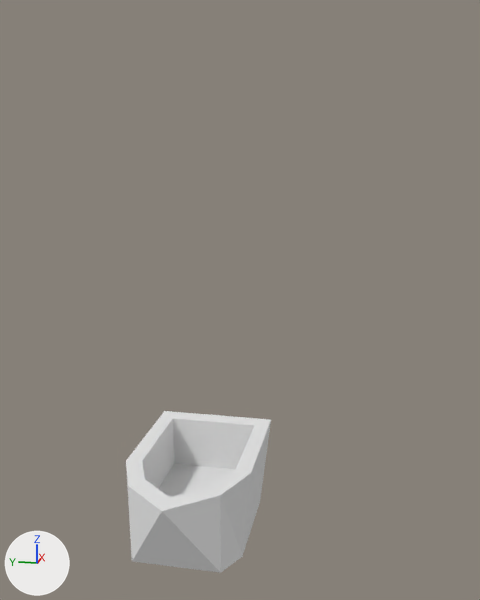
The Blender file Assets/Models/boat.blend, before and after one commit.
Camera for both pictures: a 50 mm camera at (-5.49, -1.44, 3.26) aimed at (-0.33, -0.41, 1.96). The axes (+X, +Y, +Z) are drawn at lower left. The lights are the same throughout.
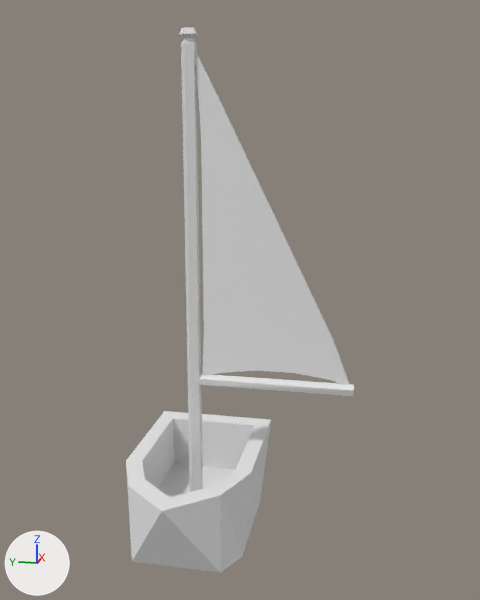
Edits to the bpy script that builds the scene:
```text
Add me_cylinder_001:
    me_cylinder_001.from_pydata(...)  # 35 vertices, 29 faces; spans x -0.08..0.08, y -0.01..4.23, z -0.08..1.35
Add me_cube_001:
    me_cube_001.from_pydata(...)  # 162 vertices, 224 faces; spans x -0.06..-0.03, y -0.19..1.09, z -1.15..1.5
Add ob_cylinder_001:
    ob_cylinder_001 = bpy.data.objects.new('Cylinder.001', me_cylinder_001)
    ob_cylinder_001.location = (-0.27, 0.0, -0.18)
    ob_cylinder_001.rotation_euler = (1.571, 0.0, 0.0)  # degrees (90, 0, 0)
Add ob_cube_001:
    ob_cube_001 = bpy.data.objects.new('Cube.001', me_cube_001)
    ob_cube_001.location = (-0.219, -1.126, 2.412)
```

What differs and where, as boxes (x1, y1, x2, y2) in the pictures (480 x 600 px):
'Cube.001', added: after (195, 51, 349, 385)
'Cylinder.001', added: after (178, 27, 354, 492)
